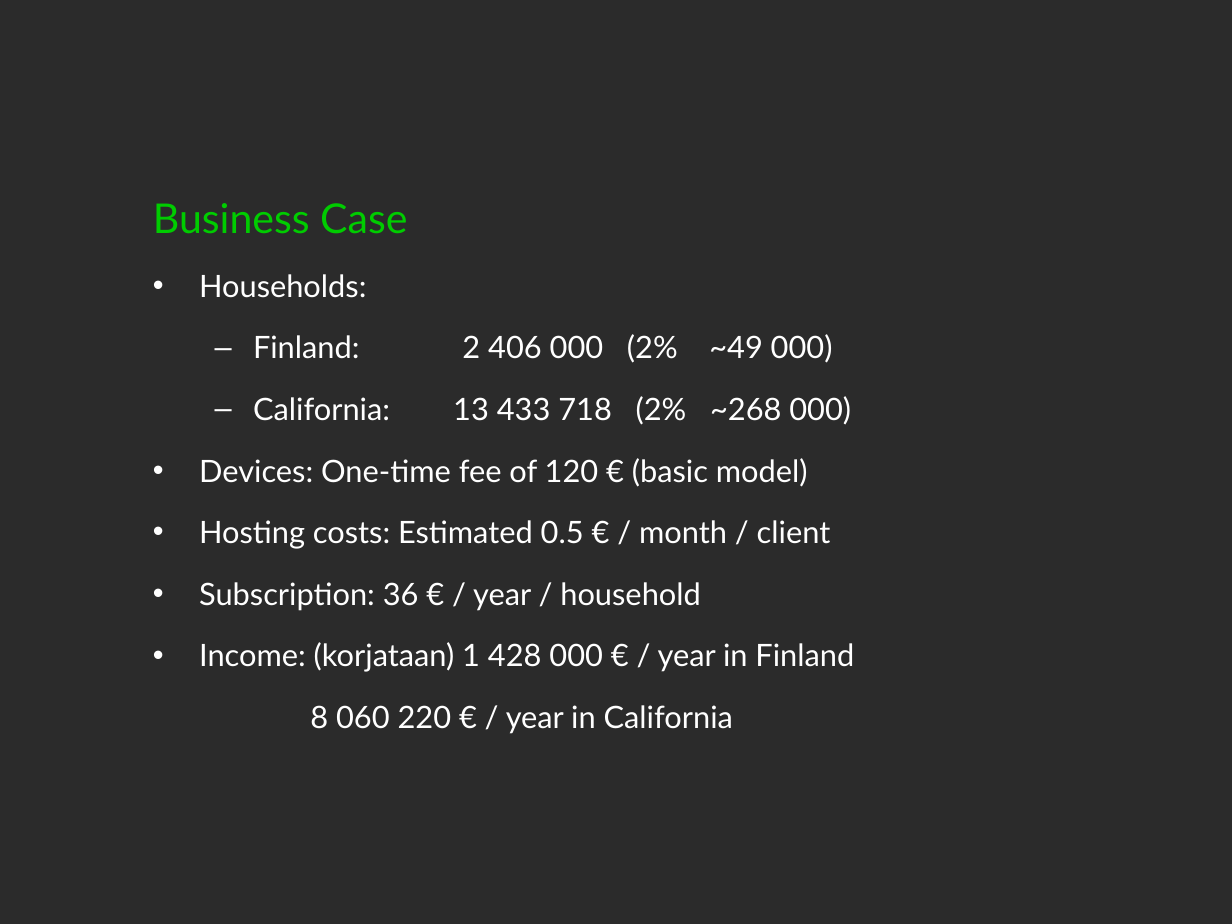
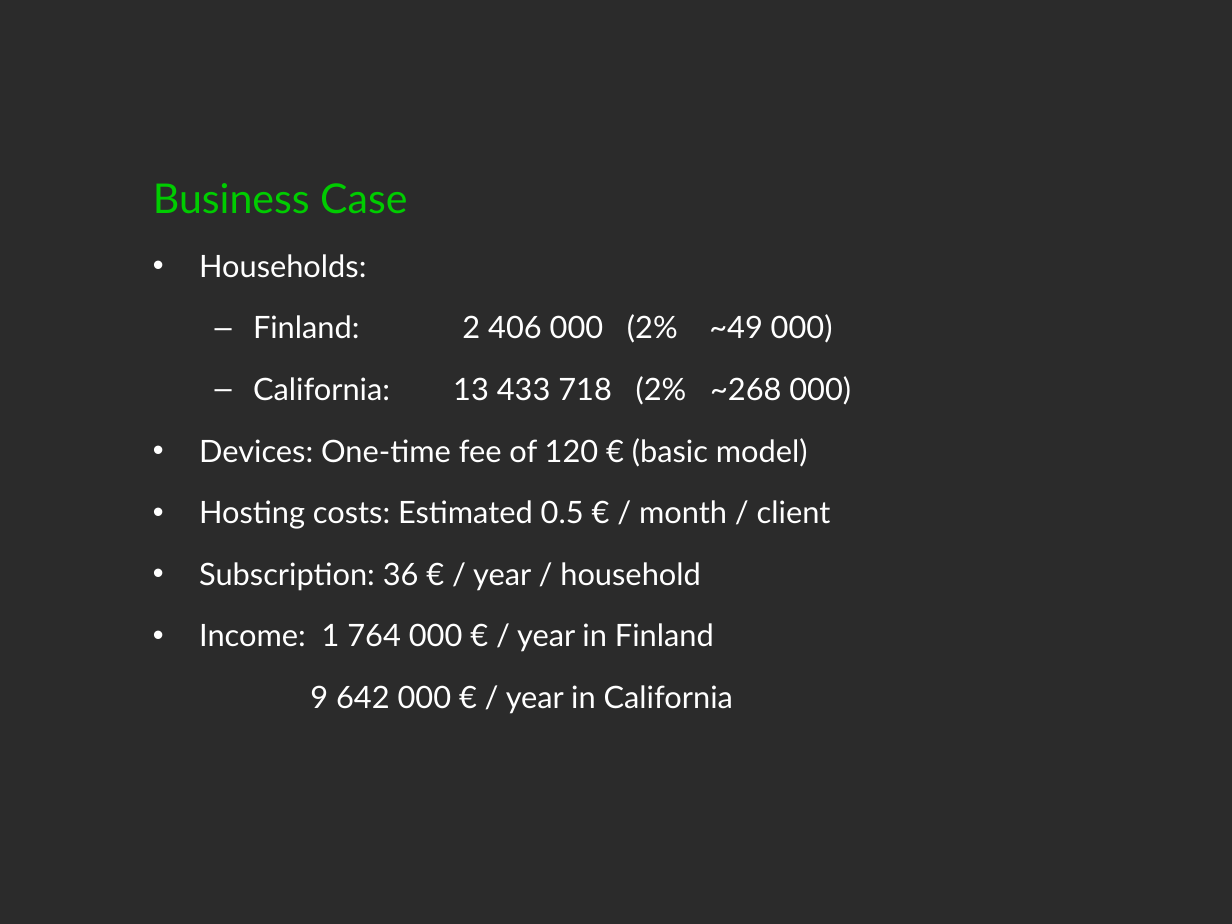
Before and after one commit to aknutas/Greendel, a slide deck: slide 9 of Documents/Greendel presentation/presentation_final_3_ViimeinenPalaute.pptx. Drawn at 1232x924 pixels with LibreOffice and Linux fonts; fonts in the diff are those of the drawing; background and template pictures are left out; a plain dark background stands for a picture behind light text. Boxes give left, top, right and bottom in pixels: in the first picture for what was removed or moved away, otherwise in the second. Text is boxed around its words. In the diff, an @@ line names an element or a change of style, - is before the commit and + after.

```diff
--- a/Documents/Greendel presentation/presentation_final_3_ViimeinenPalaute.pptx
+++ b/Documents/Greendel presentation/presentation_final_3_ViimeinenPalaute.pptx
@@ text "Business Case": place and size @@
-text "Business Case" at [153,203,854,734]
+text "Business Case" at [153,183,851,714]
@@ text at [199,623,733,714]: text changed @@
-• Income: (korjataan) 1 428 000 € / year in Finland
-8 060 220 € / year in California
+• Income: 1 764 000 € / year in Finland
+9 642 000 € / year in California
```
Also in this commit, not shown: 8 other slides changed, 7 other files.
